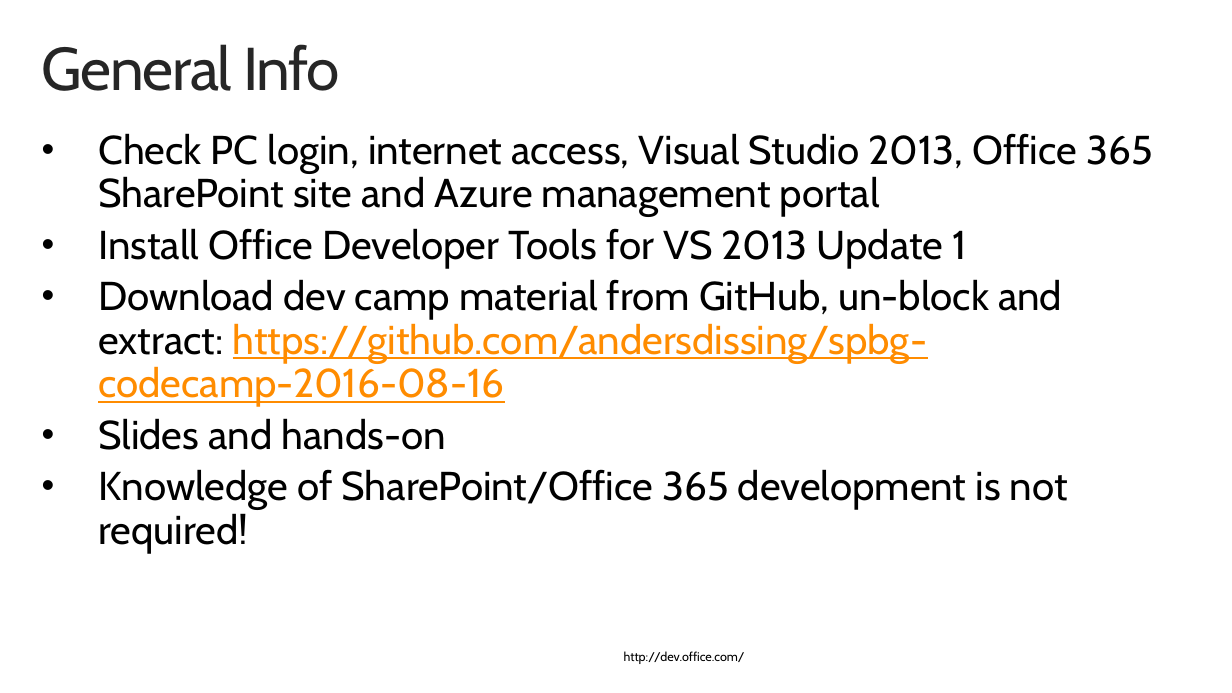
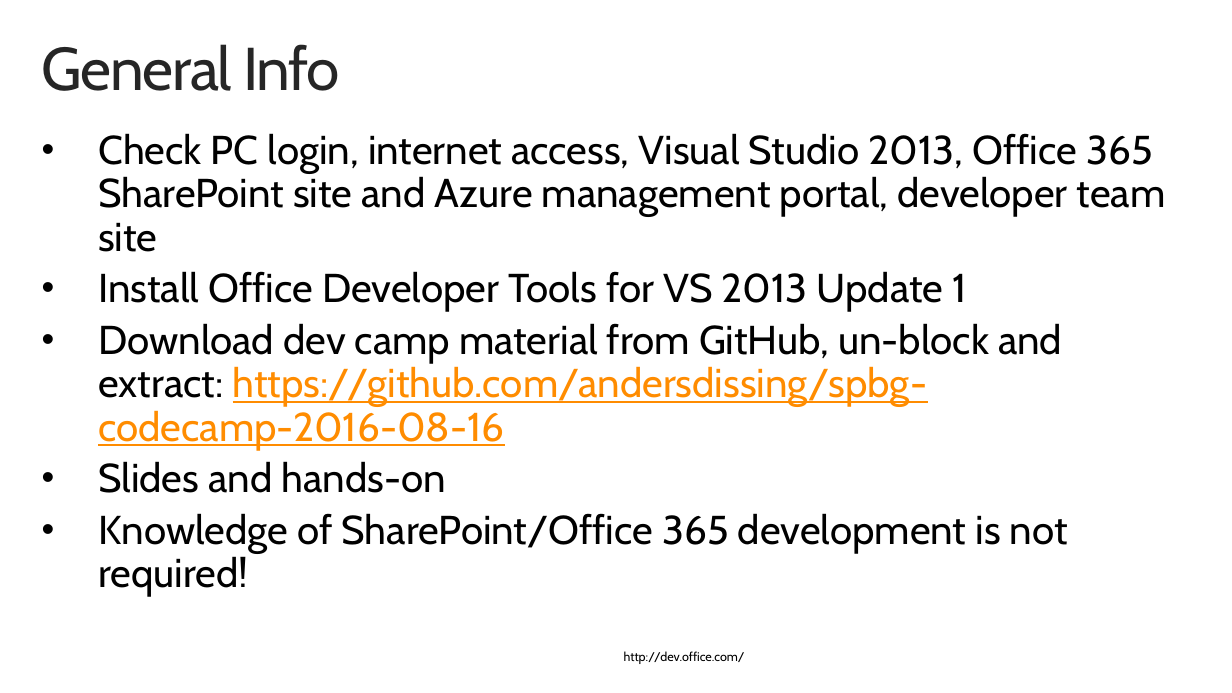
Before and after one commit to andersdissing/spbg-codecamp-pnp-2016, a slide deck: slide 2 of 1 - Introduction to PnP Core Component.pptx. Drawn at 1232x693 pixels with LibreOffice and Linux fonts; fonts in the diff are those of the drawing; background and template pictures are left out. Boxes give left, top, right and bottom in pixels: in the first picture for what was removed or moved away, otherwise in the second. Text is boxed around its words. In the diff, an @@ line names an element or a change of style, - is before the commit and + after.

Commit message:
General info slide updated.

```diff
--- a/1 - Introduction to PnP Core Component.pptx
+++ b/1 - Introduction to PnP Core Component.pptx
@@ text at <box>98,133,1166,252</box>: text changed @@
-• Check PC login, internet access, Visual Studio 2013, Office 365 SharePoint site and Azure management portal
+• Check PC login, internet access, Visual Studio 2013, Office 365 SharePoint site and Azure management portal, developer team site
```
Also in this commit, not shown: 1 slide added.
